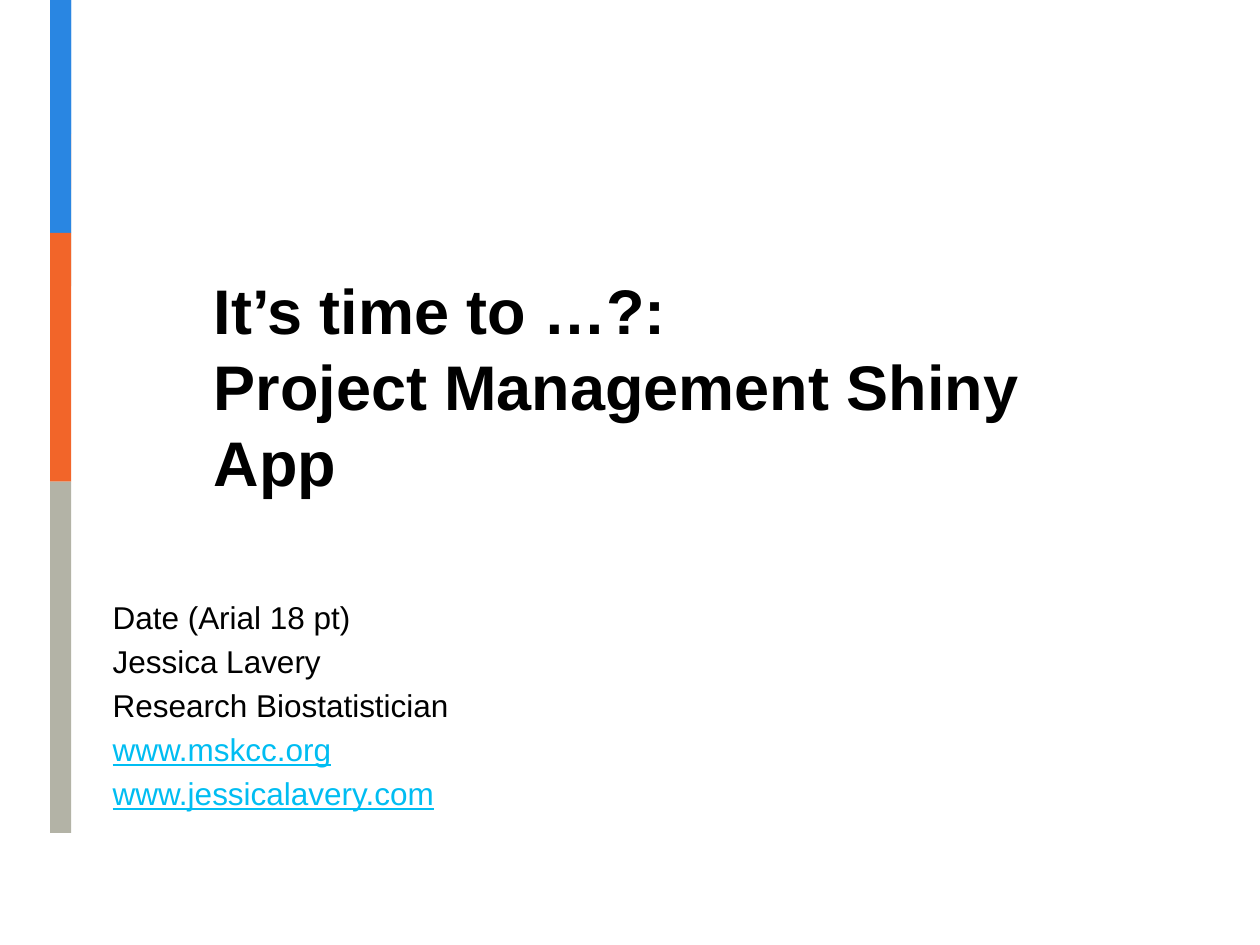
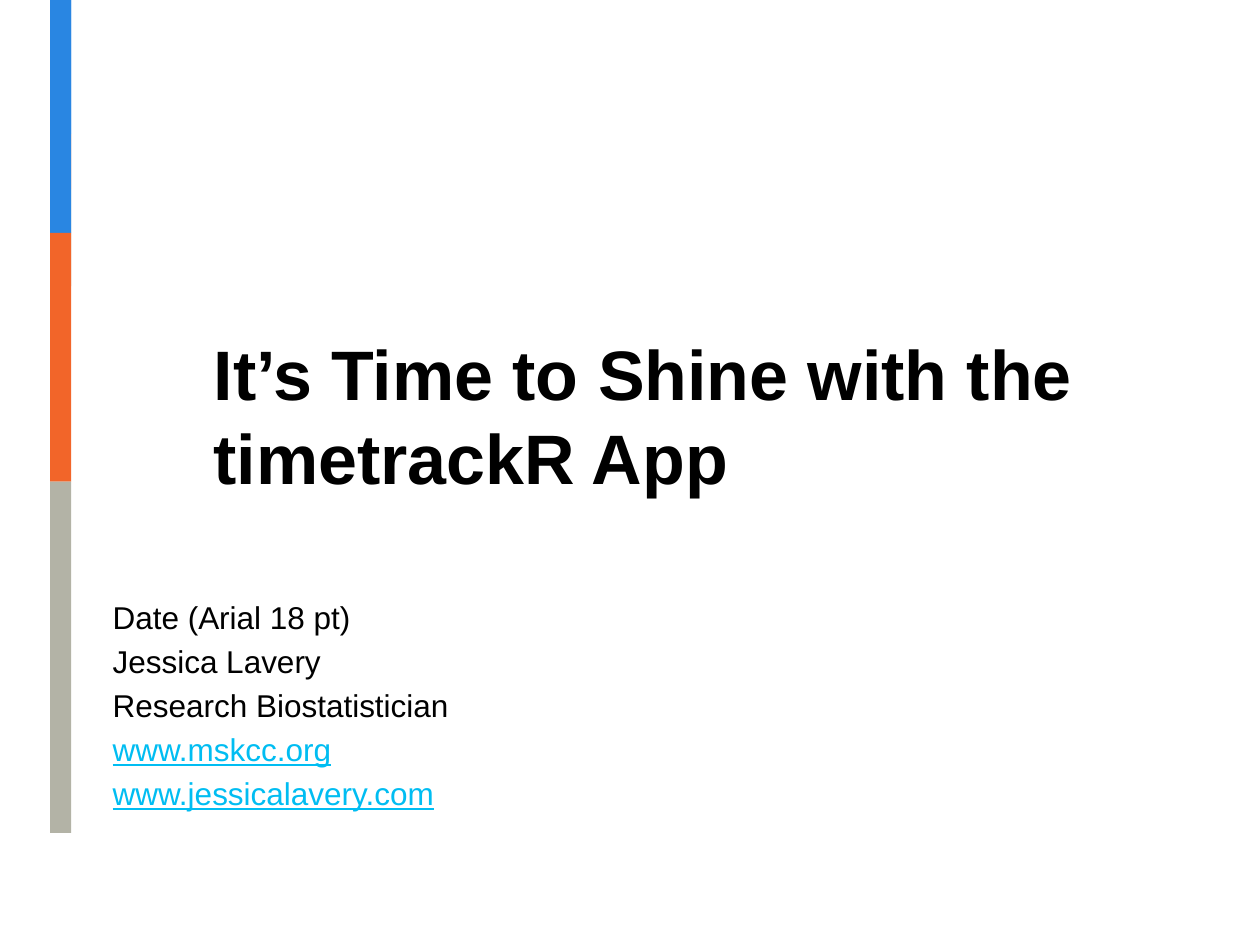
Before and after one commit to jalavery/timetrackR, a slide deck: slide 1 of Project management shiny app presentation.pptx. Drawn at 1260x945 pixels with LibreOffice and Linux fonts; fonts in the diff are those of the drawing; background and template pictures are left out. Boxes give left, top, right and bottom in pixels: in the first picture for what was removed or moved away, otherwise in the second. Text is boxed around its words. In the diff, an @@ line names an element or a change of style, - is before the commit and + after.

```diff
--- a/Project management shiny app presentation.pptx
+++ b/Project management shiny app presentation.pptx
@@ title at (x1=214, y1=349, x2=1072, y2=497): text changed; size 36 to 40 pt @@
-It’s time to …?:
-Project Management Shiny App
+It’s Time to Shine with the timetrackR App
```
Also in this commit, not shown: 4 other slides changed, 3 slides added, 3 other files.
